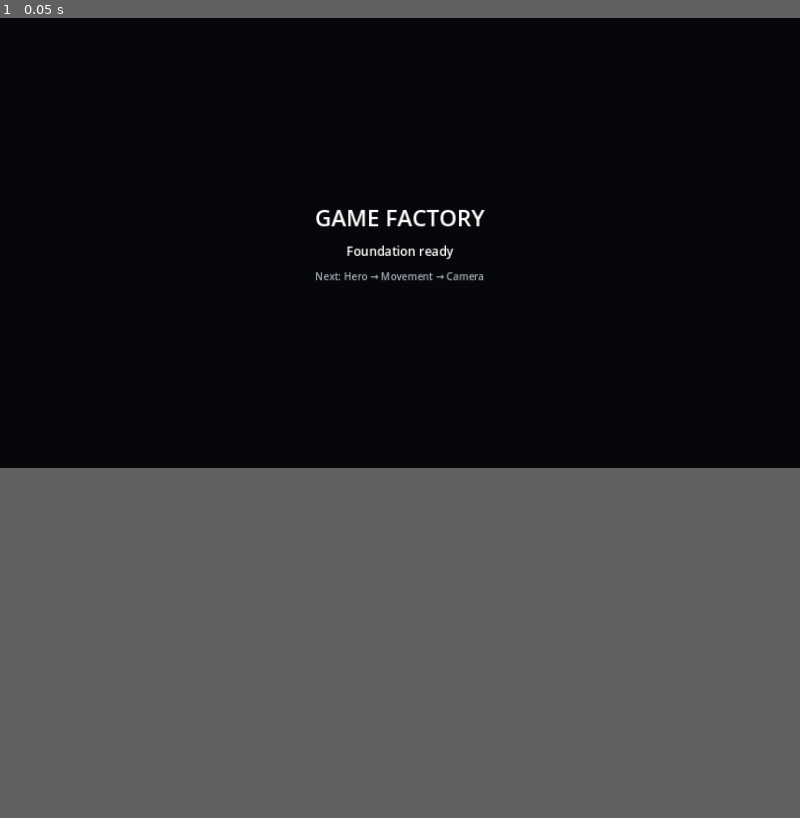
Above: before the commit, frame 1.
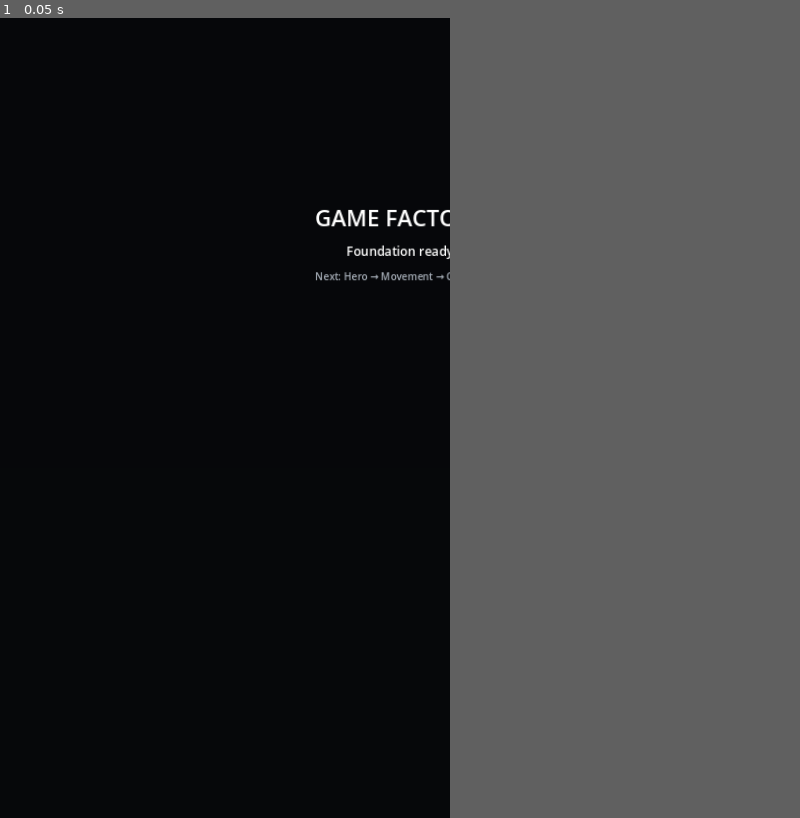
Above: after the commit, the same moment.

Repository: Broosskyy/Test-Game-Factory.
Game: Godot game, scene res://game/main.tscn
Same seed, same stepped clock (60 frames per second), same inputs: the game is played once before the commit and once after it.
Inputs:
- Up to frame 1 (0.05 s): no input
In our replay, the window is 800x450 before the commit and 450x800 after it. These sizes can differ from the game's own. Grey fills any space a smaller window leaves; there, only what the larger window draws over its background counts as a difference.

The runs differ from the first frame. In frame 1, less than 0.1% of the frame differs, in the area x 56-61%, y 24-33%.

Commit message:
fix: make viewport mobile-first and aspect responsive

Diff:
--- a/project.godot
+++ b/project.godot
@@ -2,6 +2,7 @@
 ; Edit through the Godot editor when possible.
 ;
 ; Game Factory baseline: Godot 4.7.2 stable
+; Mobile-first reference canvas with responsive expansion for every aspect ratio.
 
 config_version=5
 
@@ -10,11 +11,12 @@
 run/main_scene="res://game/main.tscn"
 
 [display]
-window/size/viewport_width=1280
-window/size/viewport_height=720
-window/size/window_width_override=1280
-window/size/window_height_override=720
+window/size/viewport_width=720
+window/size/viewport_height=1280
+window/size/window_width_override=720
+window/size/window_height_override=1280
 window/stretch/mode="canvas_items"
+window/stretch/aspect="expand"
 
 [rendering]
 textures/vram_compression/import_etc2_astc=true
